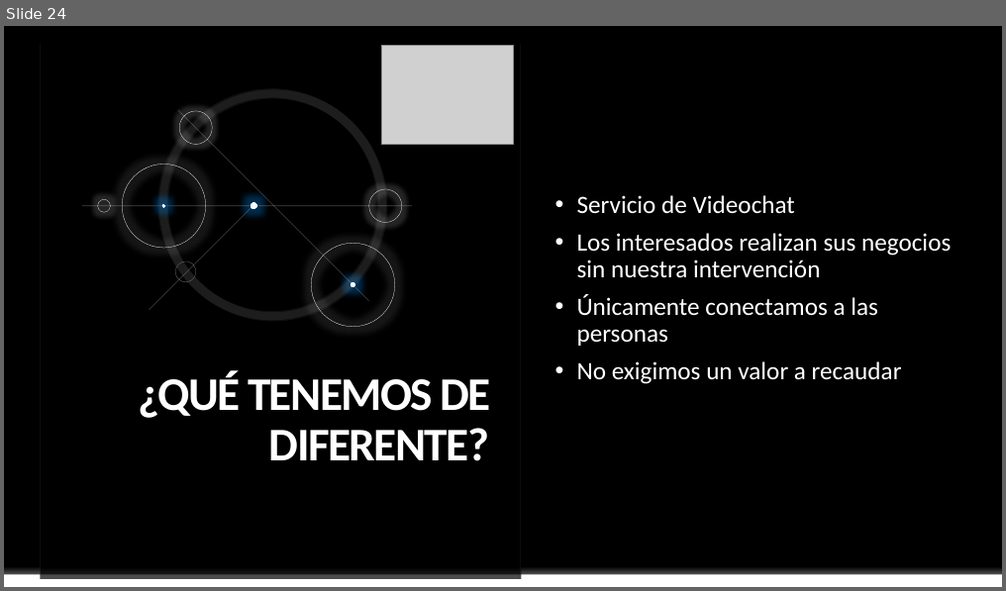
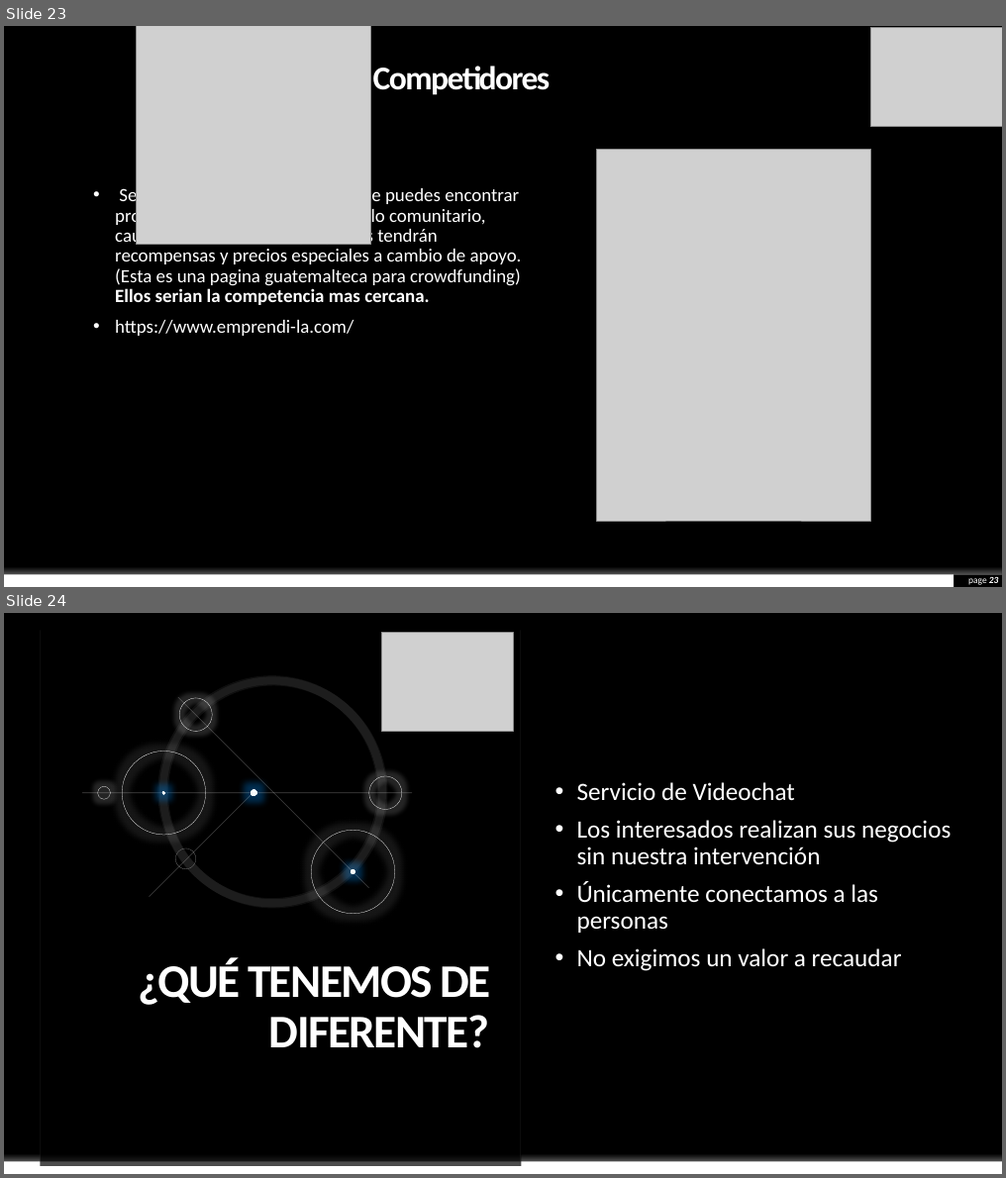
Before and after one commit to KevinHern/ingsoft, a slide deck: Docs/Presentacion_Final/final.pptx. Shown one above the other, each under a label of ours: slide 24 before the commit, slides 23 and 24 after it. The pictures are 1006x591 and 1006x1178 pixels, drawn with LibreOffice and Linux fonts; fonts in the diff are those of the drawing; grey boxes stand for pictures; background and template pictures are left out. Boxes give left, top, right and bottom in pixels: in the first picture for what was removed or moved away, otherwise in the second. Text is boxed around its words. In the diff, an @@ line names an element or a change of style, - is before the commit and + after.

Commit message:
Competidores

```diff
--- a/Docs/Presentacion_Final/final.pptx
+++ b/Docs/Presentacion_Final/final.pptx
@@ slide 23 added at [4, 26, 1002, 587], background #000000; not listed: 1 template element that a slide beside it also shows @@
@@ picture added at [137, 26, 371, 245] @@
@@ picture added at [871, 28, 1002, 127] @@
@@ title added at [373, 66, 550, 95], 32 pt, text #FFFFFF, bold @@
+Competidores
@@ picture added at [596, 149, 871, 521] @@
@@ text added at [115, 186, 522, 336], 18 pt, text #FFFFFF @@
+• Se describen como un lugar donde puedes encontrar proyectos de innovación, desarrollo comunitario, causas sociales, etc. Los proyectos tendrán recompensas y precios especiales a cambio de apoyo. (Esta es una pagina guatemalteca para crowdfunding) Ellos serian la competencia mas cercana.
+• https://www.emprendi-la.com/
@@ rectangle added at [4, 574, 954, 587], fill #FFFFFF @@
@@ page number added at [968, 577, 999, 585], 9 pt, text #FFFFFF @@
+page 23
```
Also in this commit, not shown: 1 slide changed, 1 slide removed.
